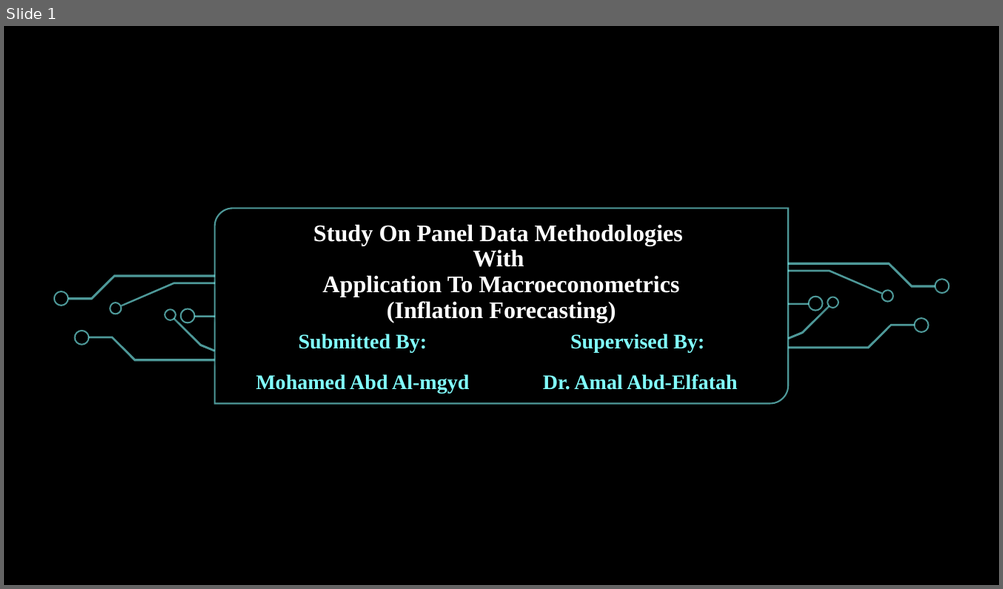
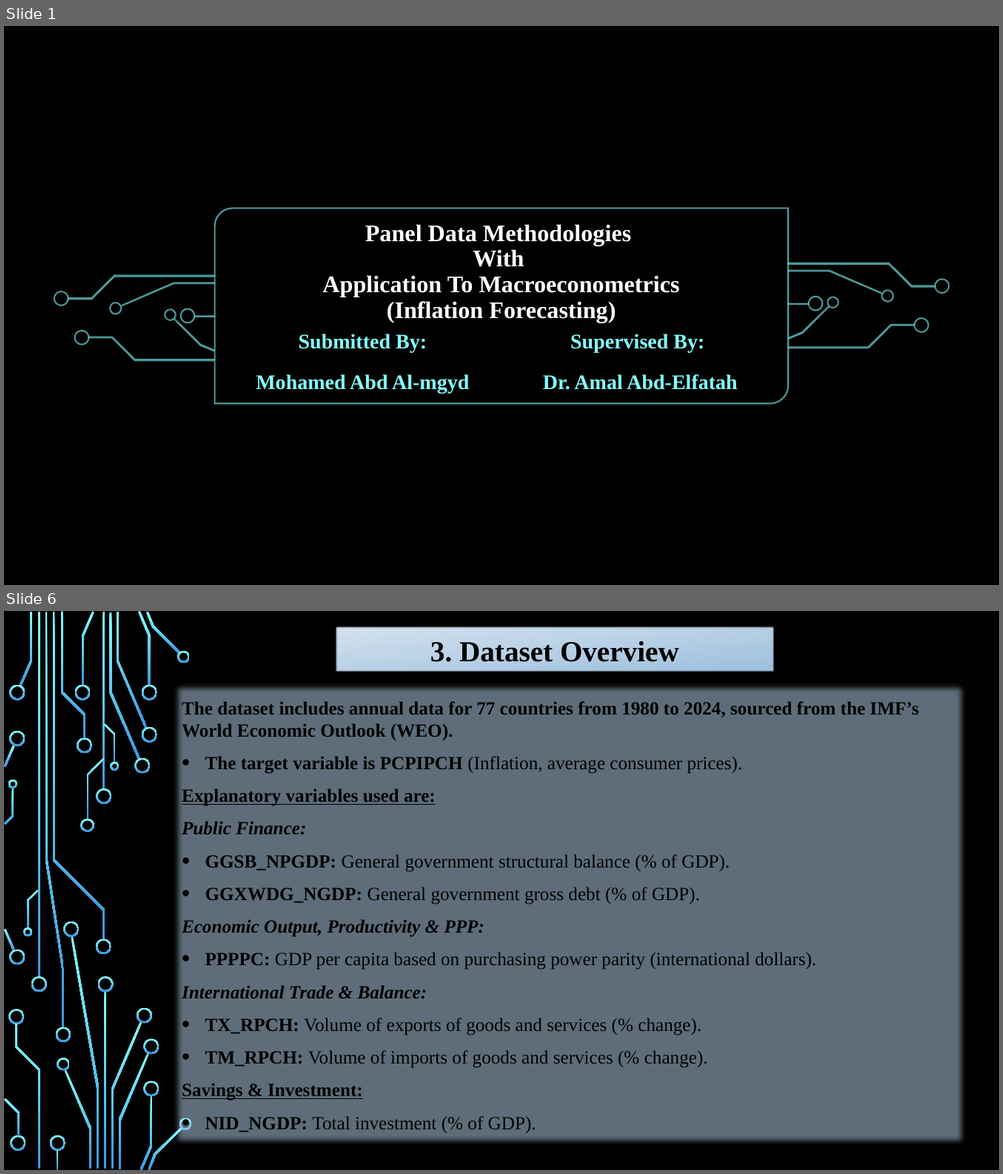
Before and after one commit to MohamedataS/Inflation-Forecasting-PanelModels, a slide deck: 07-Report/Presentation.pptx. Shown one above the other, each under a label of ours: slide 1 before the commit, slides 1 and 6 after it; the slides between them are not shown. The pictures are 1003x589 and 1003x1174 pixels, drawn with LibreOffice and Linux fonts; fonts in the diff are those of the drawing; background and template pictures are left out. Boxes give left, top, right and bottom in pixels: in the first picture for what was removed or moved away, otherwise in the second. Text is boxed around its words. In the diff, an @@ line names an element or a change of style, - is before the commit and + after.

```diff
--- a/07-Report/Presentation.pptx
+++ b/07-Report/Presentation.pptx
@@ slide 6 added at [4, 611, 999, 1170], background picture (left out); not listed: 20 template elements that a slide beside it also shows @@
@@ title added at [336, 627, 774, 672], fill gradient #D7E4F0 to #9EC0DF, 28 pt, text #000000, bold @@
+3. Dataset Overview
@@ subtitle added at [174, 684, 966, 1146], fill #BEDCF4 at 50% opacity, outline #BEDCF4 0.75 pt, 18 pt, text #000000, bold @@
+The dataset includes annual data for 77 countries from 1980 to 2024, sourced from the IMF’s World Economic Outlook (WEO).
+• The target variable is PCPIPCH (Inflation, average consumer prices).
+Explanatory variables used are:
+Public Finance:
+• GGSB_NPGDP: General government structural balance (% of GDP).
+• GGXWDG_NGDP: General government gross debt (% of GDP).
+Economic Output, Productivity & PPP:
+• PPPPC: GDP per capita based on purchasing power parity (international dollars).
+International Trade & Balance:
+• TX_RPCH: Volume of exports of goods and services (% change).
+• TM_RPCH: Volume of imports of goods and services (% change).
+Savings & Investment:
+• NID_NGDP: Total investment (% of GDP).
@@ group added at [8, 612, 192, 1169]: 34 freeform shapes @@
@@ slide 1 changed as well @@
@@ title at [322, 224, 680, 323]: text changed @@
-Study On Panel Data Methodologies
-With
-Application To Macroeconometrics
-(Inflation Forecasting)
+Panel Data Methodologies
+With
+Application To Macroeconometrics
+(Inflation Forecasting)
```
Also in this commit, not shown: 23 other slides added, 1 slide removed, 9 other files.
